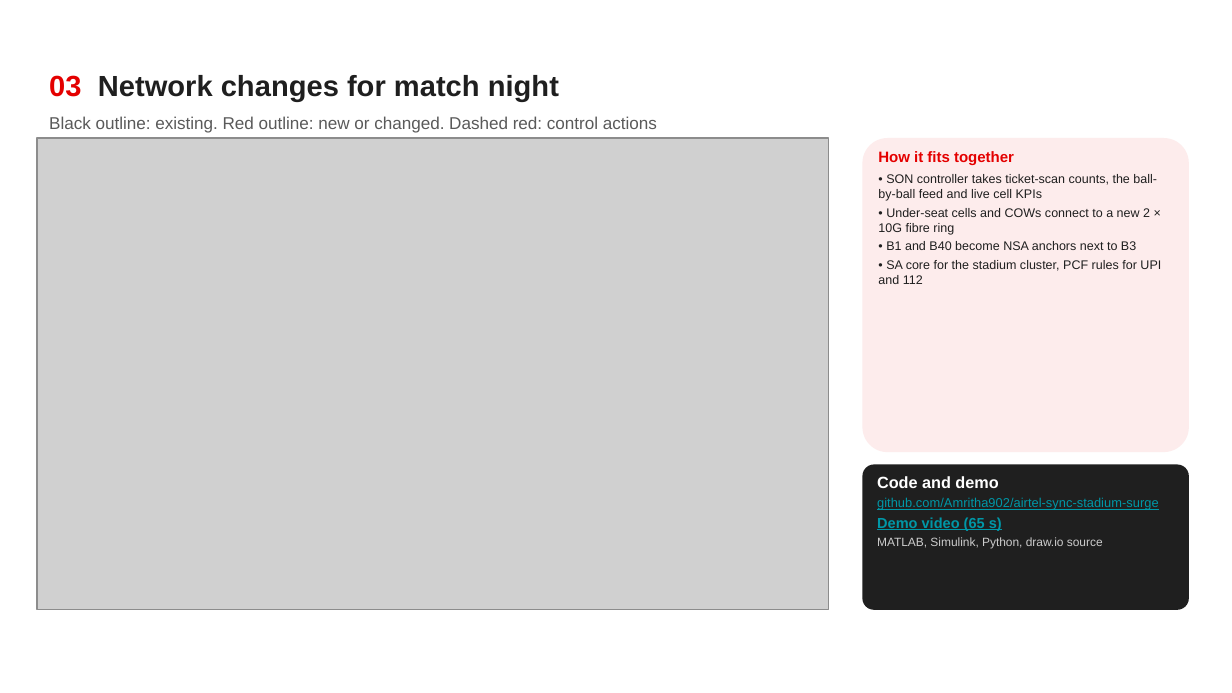
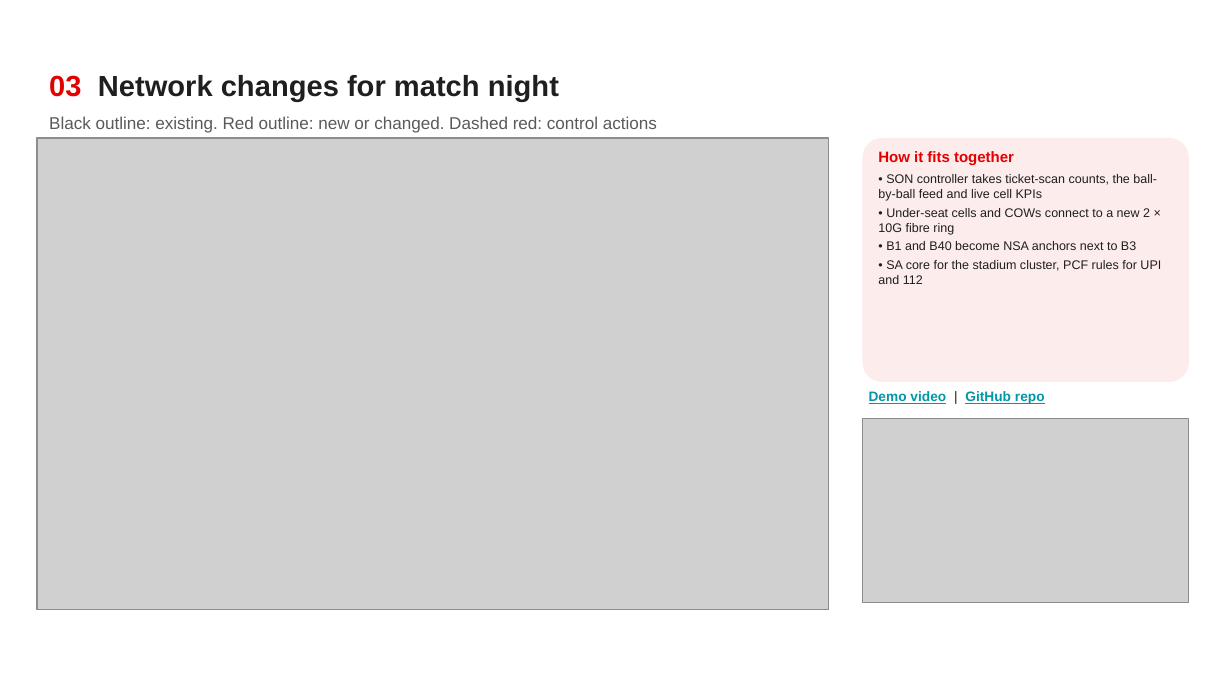
Before and after one commit to ShreyaNarasimhaKamath/Airtel_Synq_Hackathon-, a slide deck: slide 4 of Airtel_Sync_Stadium_Surge.pptx. Drawn at 1232x693 pixels with LibreOffice and Linux fonts; fonts in the diff are those of the drawing; grey boxes stand for pictures; background and template pictures are left out. Boxes give left, top, right and bottom in pixels: in the first picture for what was removed or moved away, otherwise in the second. Text is boxed around its words. In the diff, an @@ line names an element or a change of style, - is before the commit and + after.

Commit message:
Embed demo video in the deck

```diff
--- a/Airtel_Sync_Stadium_Surge.pptx
+++ b/Airtel_Sync_Stadium_Surge.pptx
@@ rounded rectangle: place and size @@
-rounded rectangle at [862, 138, 1189, 452]
+rounded rectangle at [862, 138, 1189, 382]
@@ picture added at [862, 419, 1189, 602] @@
@@ text at [869, 391, 1045, 404]: text changed; size 7.5 to 8 pt; bold on @@
-Code and demo
-github.com/Amritha902/airtel-sync-stadium-surge
-Demo video (65 s)
-MATLAB, Simulink, Python, draw.io source
+Demo video | GitHub repo
@@ rounded rectangle removed at [862, 464, 1189, 610] @@
```
Also in this commit, not shown: 1 other file.
